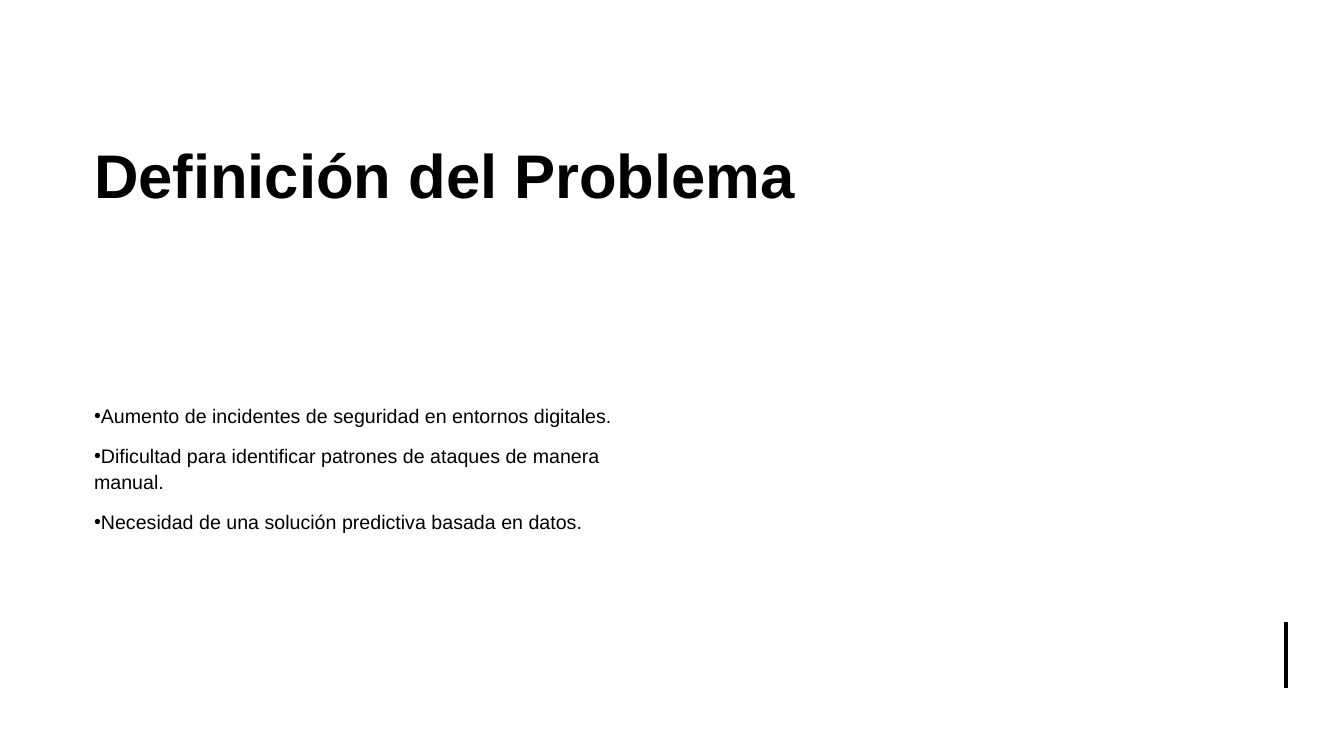
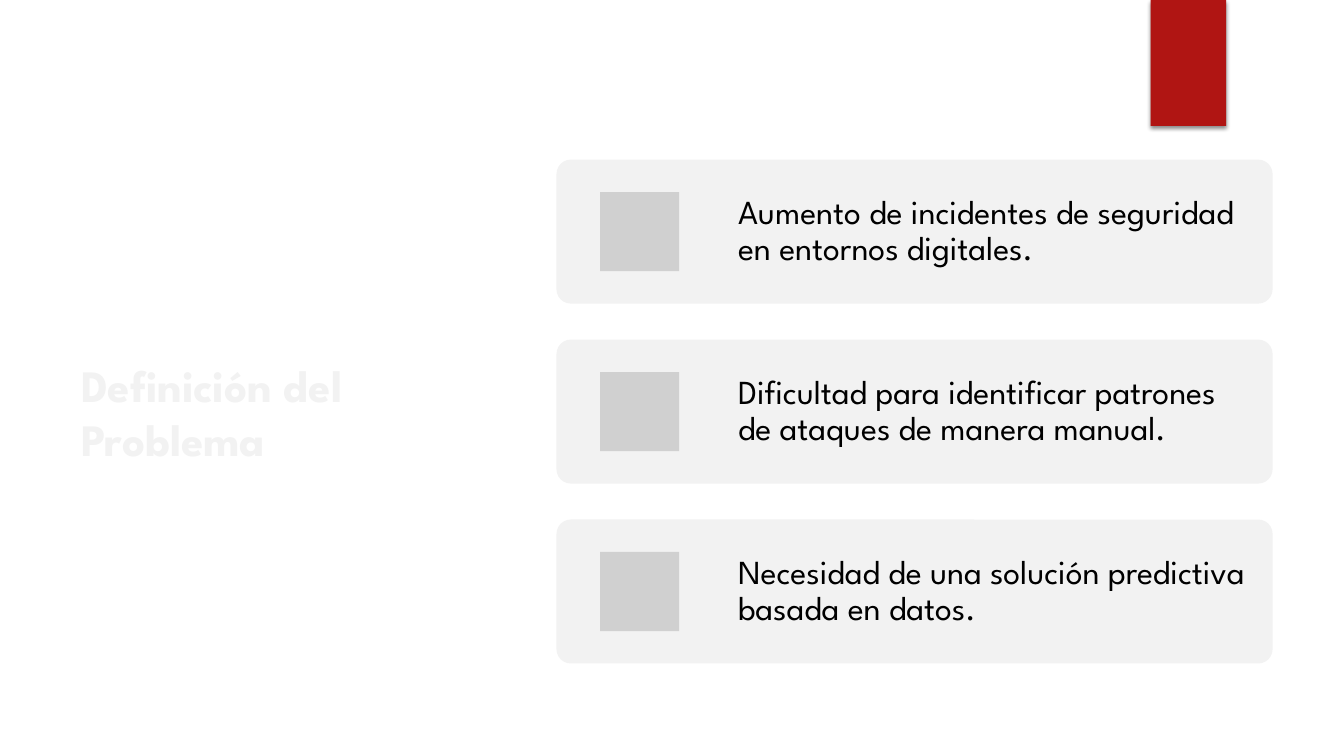
Before and after one commit to carlososorno9595/Analitica-de-datos, a slide deck: slide 3 of diapositiva seguridad informatica.pptx. Drawn at 1344x756 pixels with LibreOffice and Linux fonts; fonts in the diff are those of the drawing; grey boxes stand for pictures; background and template pictures are left out. Boxes give left, top, right and bottom in pixels: in the first picture for what was removed or moved away, otherwise in the second. Text is boxed around its words. In the diff, an @@ line names an element or a change of style, - is before the commit and + after.

```diff
--- a/diapositiva seguridad informatica.pptx
+++ b/diapositiva seguridad informatica.pptx
@@ rectangle removed at box(0, 0, 1344, 756) @@
@@ rectangle removed at box(0, 0, 1344, 280) @@
@@ freeform shape added at box(436, 0, 497, 409), fill #FFFFFF at 20% opacity @@
@@ freeform shape added at box(459, 0, 1344, 756), fill #FFFFFF @@
@@ rectangle added at box(1150, 0, 1226, 126), fill #B01513 @@
@@ title "Definición del Problema": place and size @@
-title "Definición del Problema" at box(94, 152, 794, 199)
+title "Definición del Problema" at box(71, 159, 413, 663)
@@ title "Definición del Problema" at box(71, 159, 413, 663): size 44 to 32 pt, font Arial to League Spartan, text colour #000000 to #F2F2F2 @@
@@ ellipse added at box(949, 185, 1259, 495), fill gradient #F3F3F3 @@
@@ text removed at box(94, 408, 611, 533) @@
-• Aumento de incidentes de seguridad en entornos digitales.
-• Dificultad para identificar patrones de ataques de manera manual.
-• Necesidad de una solución predictiva basada en datos.
@@ group added at box(557, 159, 1272, 663): 3 rounded rectangles, 3 pictures, 3 texts @@
+Aumento de incidentes de seguridad en entornos digitales.
+Dificultad para identificar patrones de ataques de manera manual.
+Necesidad de una solución predictiva basada en datos.
@@ line removed from (1287, 622) to (1287, 688) @@
```
Also in this commit, not shown: 11 other slides changed.
